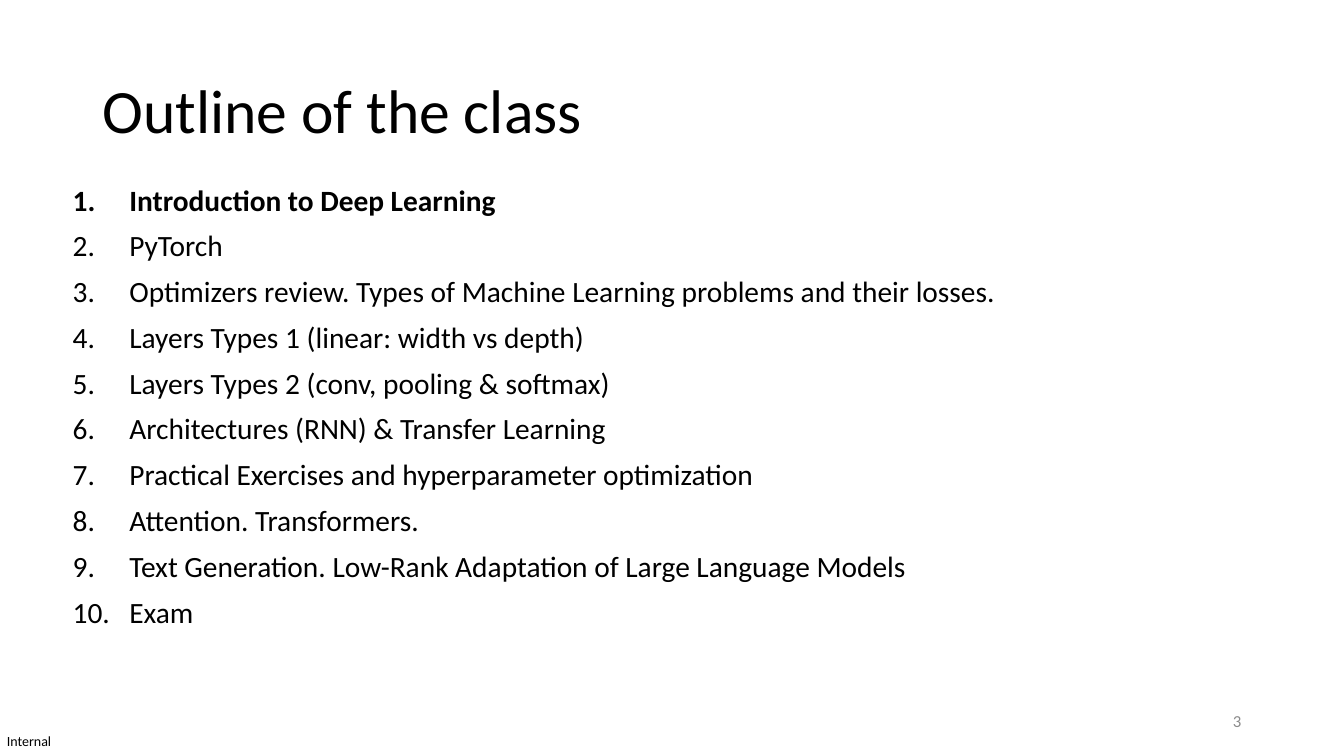
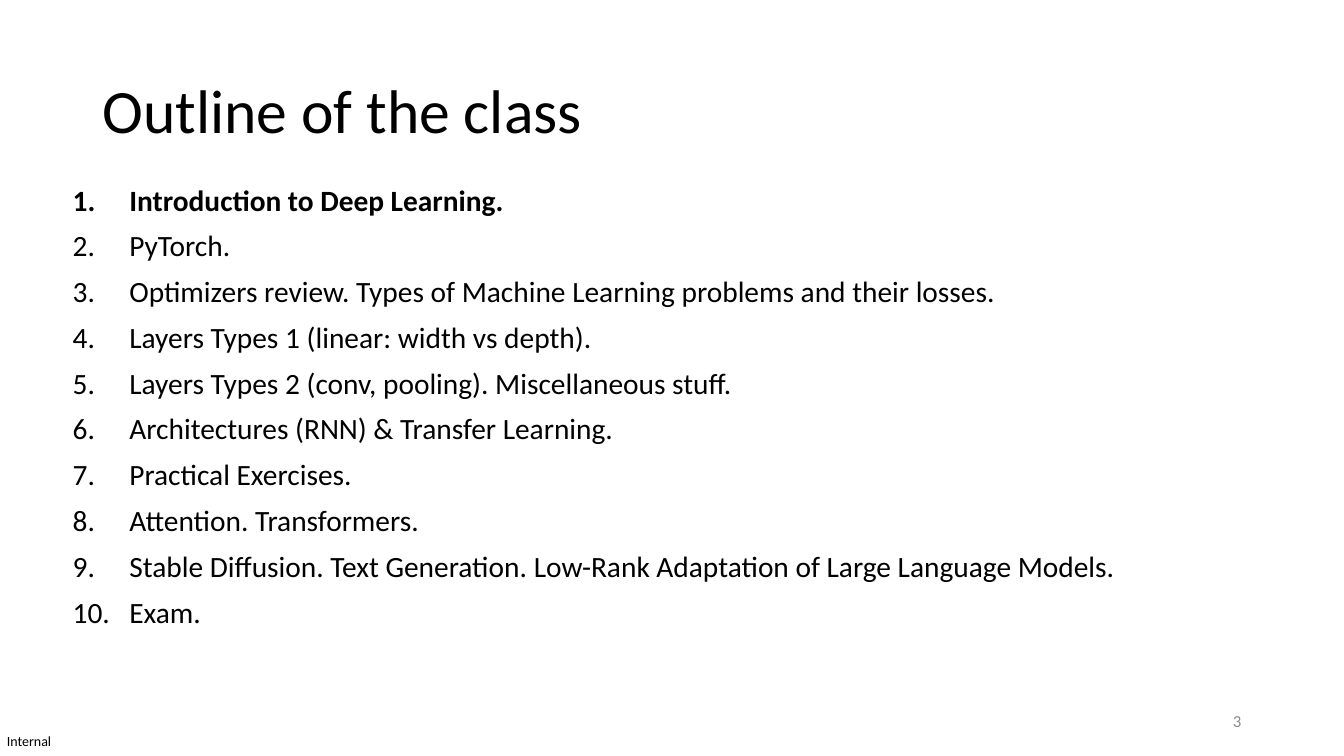
Before and after one commit to JasonMendoza2008/DL-NLP-2025-2026, a slide deck: slide 3 of Slides/Slides_1.pptx. Drawn at 1344x756 pixels with LibreOffice and Linux fonts; fonts in the diff are those of the drawing. Boxes give left, top, right and bottom in pixels: in the first picture for what was removed or moved away, otherwise in the second. Text is boxed around its words. In the diff, an @@ line names an element or a change of style, - is before the commit and + after.

Commit message:
Updated Outline of the class

```diff
--- a/Slides/Slides_1.pptx
+++ b/Slides/Slides_1.pptx
@@ text at [129,190,504,261]: text changed @@
-1. Introduction to Deep Learning
-2. PyTorch
+1. Introduction to Deep Learning.
+2. PyTorch.
@@ text at [129,326,731,486]: text changed @@
-4. Layers Types 1 (linear: width vs depth)
-5. Layers Types 2 (conv, pooling & softmax)
-6. Architectures (RNN) & Transfer Learning
-7. Practical Exercises and hyperparameter optimization
+4. Layers Types 1 (linear: width vs depth).
+5. Layers Types 2 (conv, pooling). Miscellaneous stuff.
+6. Architectures (RNN) & Transfer Learning.
+7. Practical Exercises.
@@ text at [129,556,1114,624]: text changed @@
-9. Text Generation. Low-Rank Adaptation of Large Language Models
-10. Exam
+9. Stable Diffusion. Text Generation. Low-Rank Adaptation of Large Language Models.
+10. Exam.
```
Also in this commit, not shown: 1 other file.
